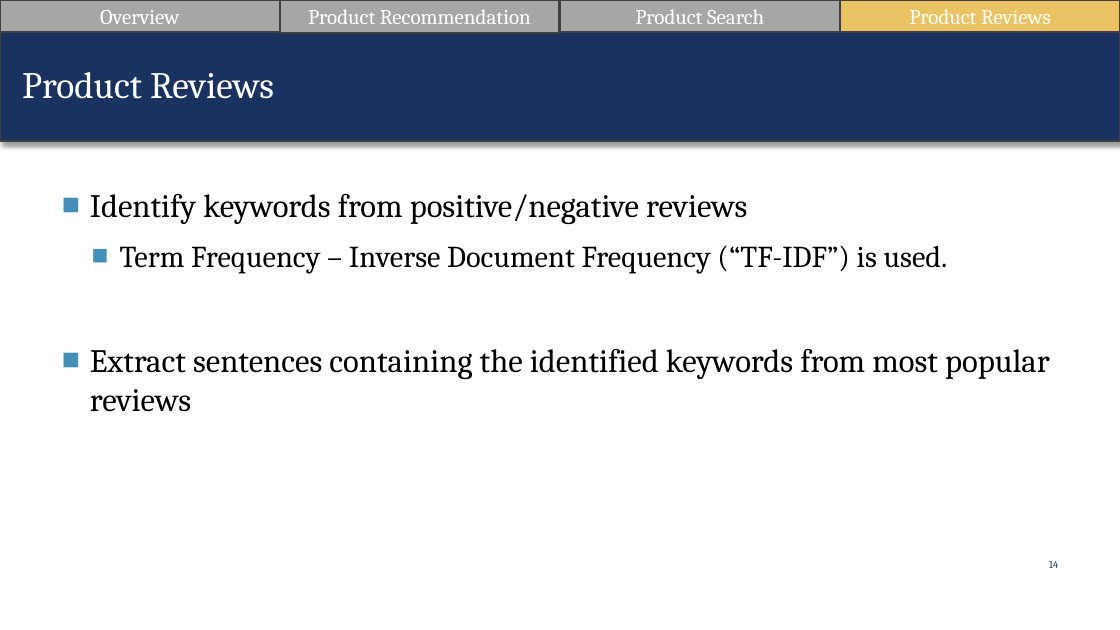
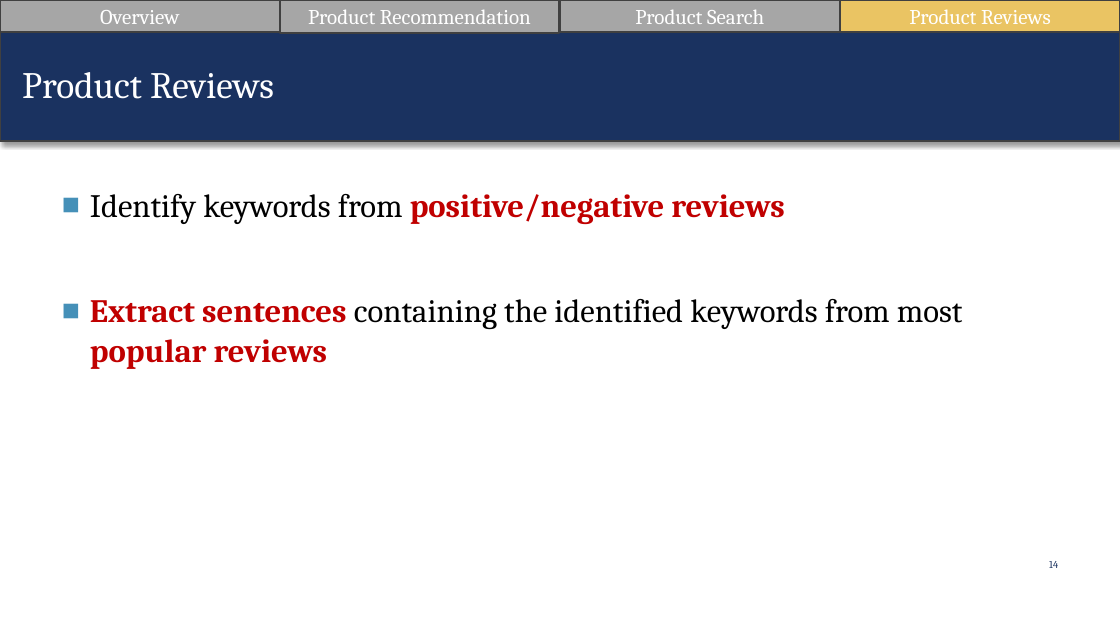
Before and after one commit to suesuyeonlim/final_project, a slide deck: slide 14 of Presentation.pptx. Drawn at 1120x630 pixels with LibreOffice and Linux fonts; fonts in the diff are those of the drawing. Boxes give left, top, right and bottom in pixels: in the first picture for what was removed or moved away, otherwise in the second. Text is boxed around its words. In the diff, an @@ line names an element or a change of style, - is before the commit and + after.

```diff
--- a/Presentation.pptx
+++ b/Presentation.pptx
@@ text "Identify keywords from positive/negative reviews" at (90,194,963,369): text colour #000000 to #C00000, bold on in "positive/negative reviews", "Extract sentences popular reviews" @@
@@ text at (120,245,948,273): paragraph removed @@
-  ■ Term Frequency – Inverse Document Frequency (“TF-IDF”) is used.
```
Also in this commit, not shown: 9 other slides changed, 1 other file.
